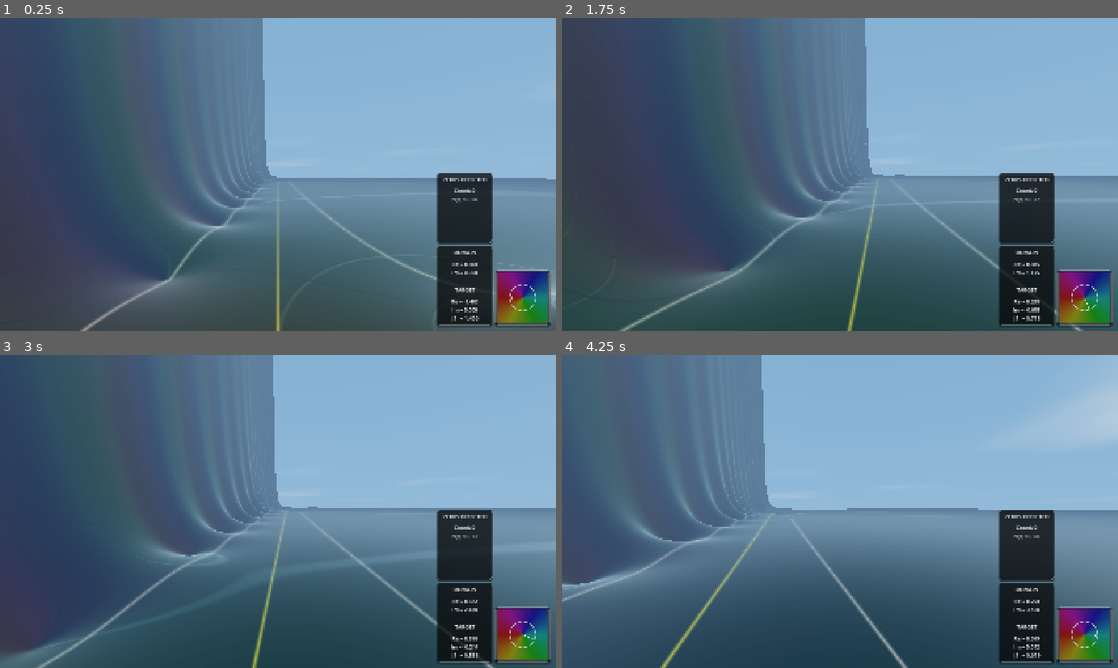
Above: before the commit, frames 1-4 (two rows, left to right).
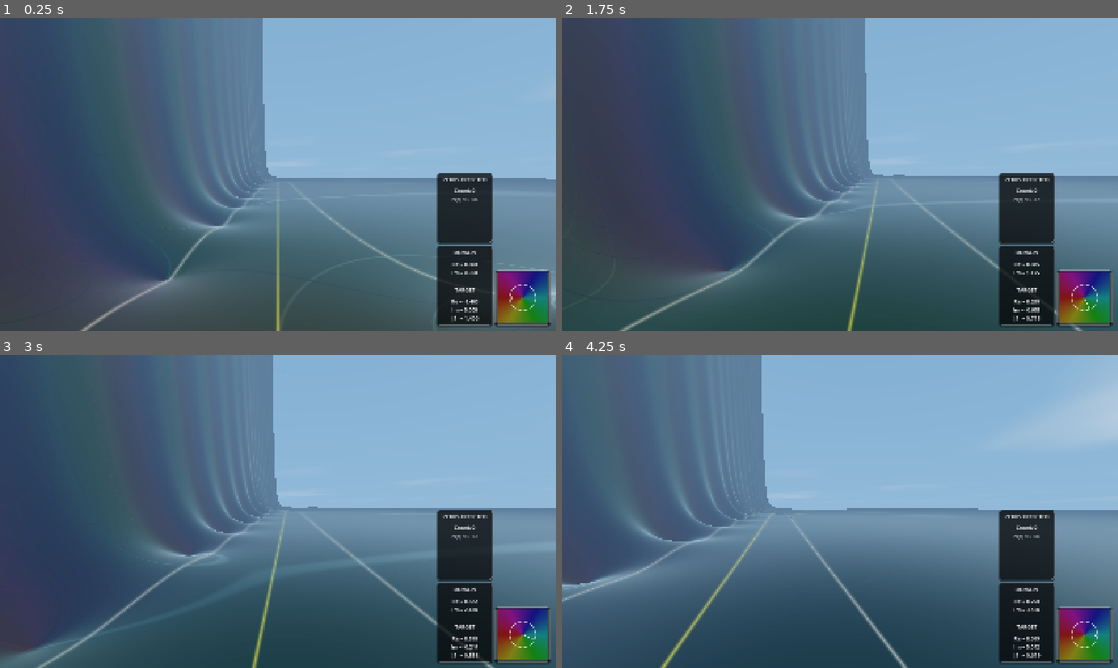
Above: after the commit, the same moments.

Repository: allanino/complex-functions-explorer
Game: Godot game, scene res://core/main.tscn
Two runs of this game, one before a commit and one after it. Both use one fixed random seed, a clock stepped at 60 frames per second and the inputs below.
Inputs (mouse positions are in pixels of both pictures, inside the frame that each line leads up to):
- Up to frame 1 (0.25 s): no input
- Up to frame 2 (1.75 s): tap Enter at 0.5 s; move the mouse to (867, 174) at 0.52 s; hold W (move_forward) from 0.53 s (still down); tap G at 0.6 s; click (867, 174) at 0.67 s; tap Space at 0.77, 1.52 s; move the mouse to (812, 174) at 1.27 s; tap N at 1.35 s
- Up to frame 3 (3 s): keep holding W (move_forward); move the mouse to (289, 505) at 2.02 s; tap C at 2.1 s; move the mouse to (272, 517) at 2.77 s; tap Z at 2.85 s; click (272, 517) at 2.92 s
- Up to frame 4 (4.25 s): keep holding W (move_forward); tap Space at 3.02, 3.77 s; move the mouse to (878, 514) at 3.52 s; tap R at 3.6 s

The runs differ from the first frame. In frame 1, less than 0.1% of the frame differs, in the area x 47-49%, y 19-50%; in frame 2, less than 0.1%; in frame 3, less than 0.1%; in frame 4, less than 0.1%, in the area x 32-38%, y 11-50%.

Commit message:
refactor: simplify terrain LOD system by reducing subdivision levels and adjusting distance thresholds

Diff:
--- a/terrain/terrain.gd
+++ b/terrain/terrain.gd
@@ -138,29 +138,27 @@
 func _update_lod_subs():
 	match Config.terrain_detail:
 		0: # High
-			LOD_SUBS = [255, 255, 255, 127, 127, 127]
+			LOD_SUBS = [255, 255, 127, 127, 127]
 		1: # Medium
-			LOD_SUBS = [255, 127, 63, 31, 15, 7]
+			LOD_SUBS = [127, 63, 31, 15, 7]
 		2: # Low
-			LOD_SUBS = [127, 63, 31, 15, 7, 3]
+			LOD_SUBS = [63, 31, 15, 7, 3]
 
 func _get_lod_level(coord: Vector2i, player_coord: Vector2i) -> int:
 	var dx = abs(coord.x - player_coord.x)
 	var dz = abs(coord.y - player_coord.y)
 	var dist = max(dx, dz)
 
-	if dist <= 0:
+	if dist <= 2:
 		return 0
-	if dist <= 1:
+	elif dist <= 4:
 		return 1
-	elif dist <= 2:
+	elif dist <= 6:
 		return 2
-	elif dist <= 4:
+	elif dist <= 8:
 		return 3
-	elif dist <= 6:
+	else:
 		return 4
-	else:
-		return 5
 
 func _create_lod_mesh(size: float, subdivisions: int) -> Mesh:
 	var plane = PlaneMesh.new()
--- a/terrain/terrain.gdshader
+++ b/terrain/terrain.gdshader
@@ -14,7 +14,7 @@
 instance uniform int neighbor_lod_top = -1;
 instance uniform int neighbor_lod_bottom = -1;
 
-uniform float lod_segments[6];
+uniform float lod_segments[5];
 uniform float chunk_size;
 
 uniform float real_level_curves_highlighted[10];
